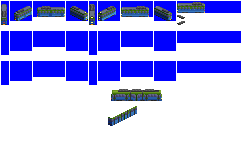
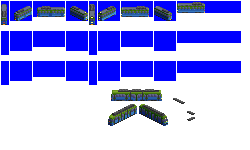
Layered file, before and after one edit (250px x 150px). Changes by layer:
painted on "2cc" over [108, 15, 195, 126]
